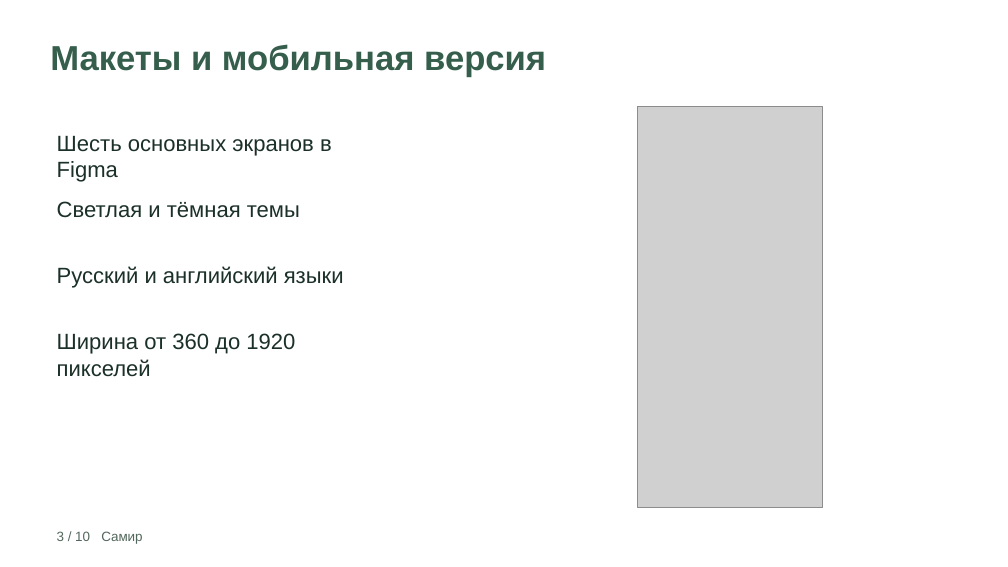
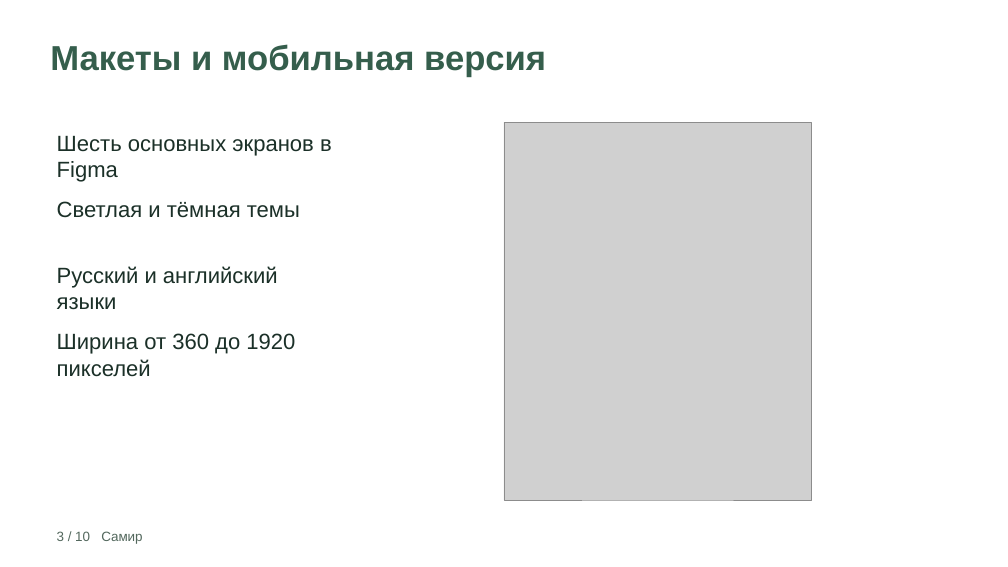
Before and after one commit to Samirrrrr123/college-inventory, a slide deck: slide 3 of docs/presentation.pptx. Drawn at 1008x567 pixels with LibreOffice and Linux fonts; fonts in the diff are those of the drawing; grey boxes stand for pictures. Boxes give left, top, right and bottom in pixels: in the first picture for what was removed or moved away, otherwise in the second. Text is boxed around its words. In the diff, an @@ line names an element or a change of style, - is before the commit and + after.

```diff
--- a/docs/presentation.pptx
+++ b/docs/presentation.pptx
@@ picture resized from (x1=638, y1=107, x2=823, y2=507) to (x1=504, y1=122, x2=811, y2=500) @@
@@ text "Русский и английский языки" rewrapped from (x1=57, y1=266, x2=344, y2=288) to (x1=57, y1=266, x2=278, y2=310) @@
```
Also in this commit, not shown: 7 other slides changed, 4 other files.
